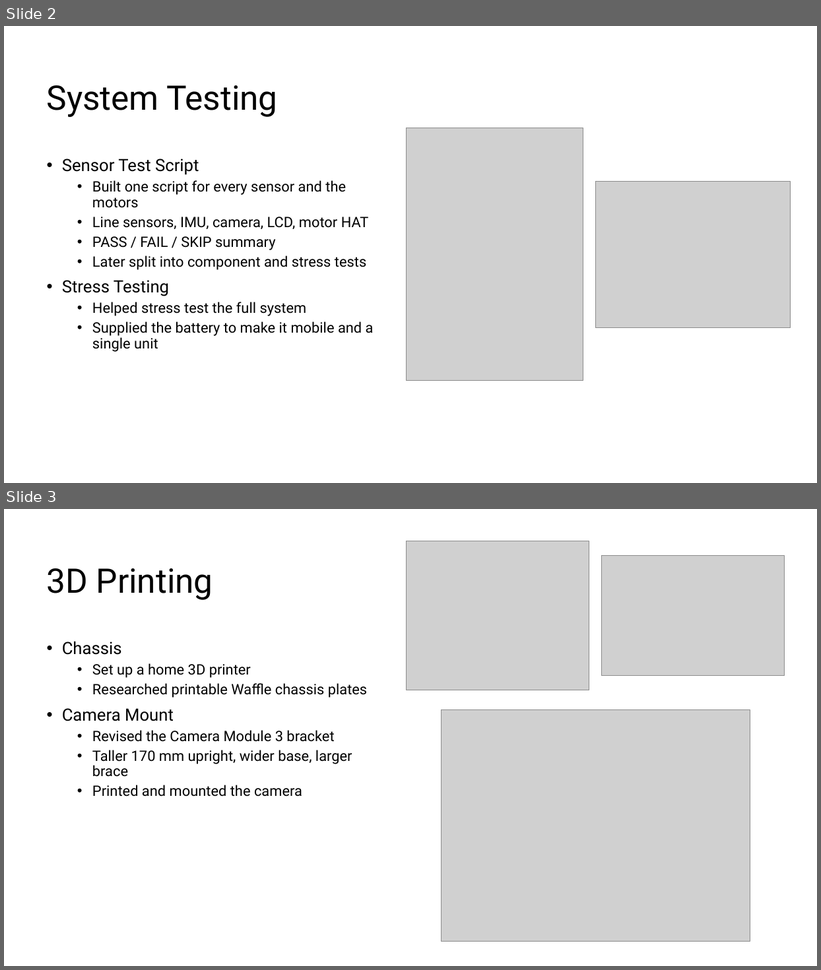
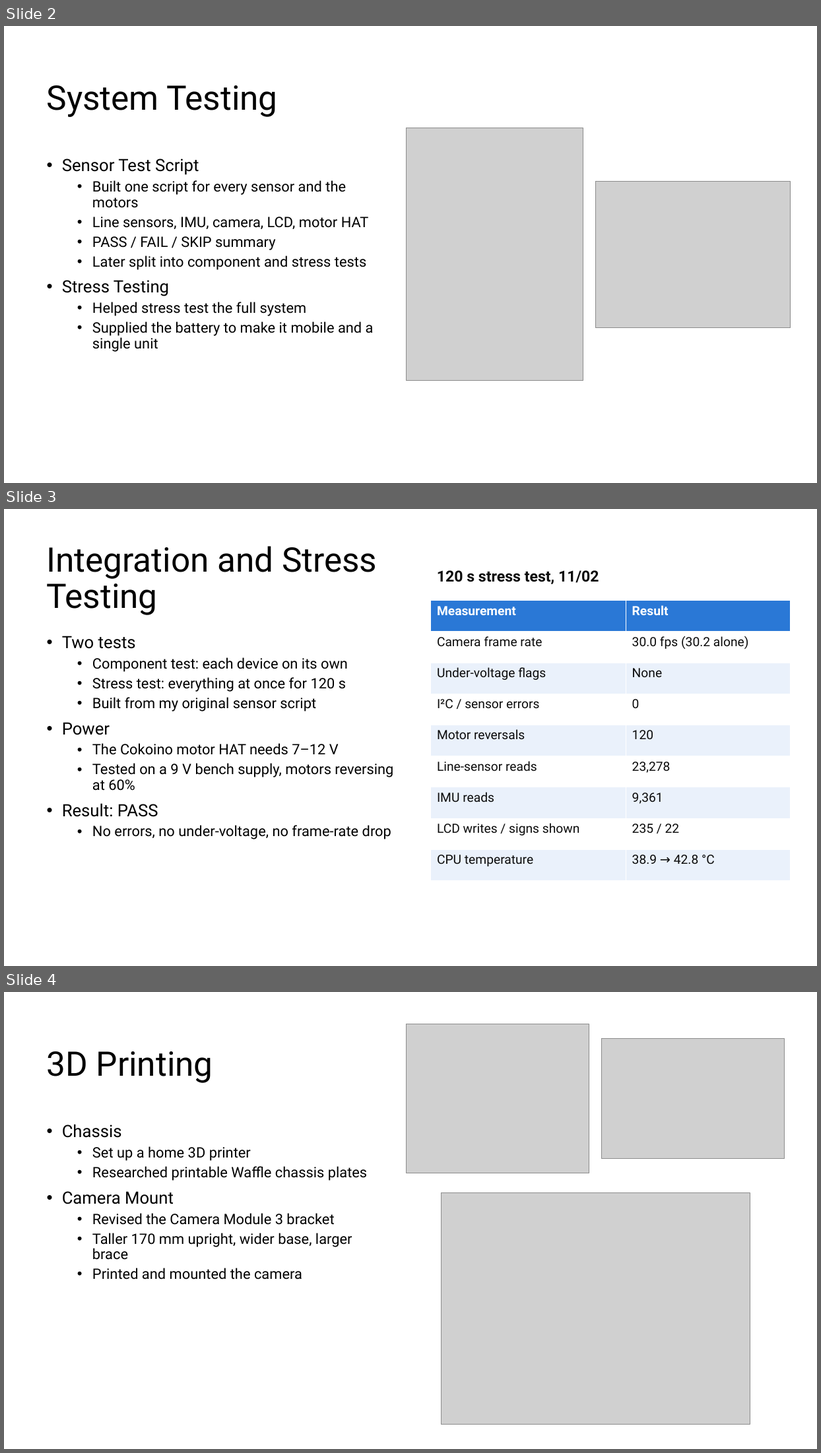
Before and after one commit to EthanWellsSr/BuggyBot, a slide deck: Weekly Reports/slides/3-ethan-bishop.pptx. Shown one above the other, each under a label of ours: slides 2 and 3 before the commit, slides 2, 3 and 4 after it. The pictures are 821x970 and 821x1453 pixels, drawn with LibreOffice and Linux fonts; fonts in the diff are those of the drawing; grey boxes stand for pictures. Boxes give left, top, right and bottom in pixels: in the first picture for what was removed or moved away, otherwise in the second. Text is boxed around its words. In the diff, an @@ line names an element or a change of style, - is before the commit and + after.

Commit message:
Move the integration and stress testing slide to Ethan Bishop's section and rebuild the final deck.

```diff
--- a/Weekly Reports/slides/3-ethan-bishop.pptx
+++ b/Weekly Reports/slides/3-ethan-bishop.pptx
@@ slide 3 added at box(4, 509, 817, 966), background #FFFFFF @@
@@ title added at box(47, 546, 377, 615), 40 pt, text #000000 @@
+Integration and Stress Testing
@@ text added at box(437, 570, 599, 584), 18 pt, text #0B0B0B, bold @@
+120 s stress test, 11/02
@@ table added at box(431, 601, 791, 881), 9 rows, 2 columns @@
+Measurement | Result
+Camera frame rate | 30.0 fps (30.2 alone)
+Under-voltage flags | None
+I²C / sensor errors | 0
+Motor reversals | 120
+Line-sensor reads | 23,278
+IMU reads | 9,361
+LCD writes / signs shown | 235 / 22
+CPU temperature | 38.9 → 42.8 °C
@@ text added at box(62, 636, 393, 840), 17 pt, text #000000 @@
+• Two tests
+  • Component test: each device on its own
+  • Stress test: everything at once for 120 s
+  • Built from my original sensor script
+• Power
+  • The Cokoino motor HAT needs 7–12 V
+  • Tested on a 9 V bench supply, motors reversing at 60%
+• Result: PASS
+  • No errors, no under-voltage, no frame-rate drop
@@ what was slide 3 is now slide 4 @@
```
Also in this commit, not shown: 2 other files.
